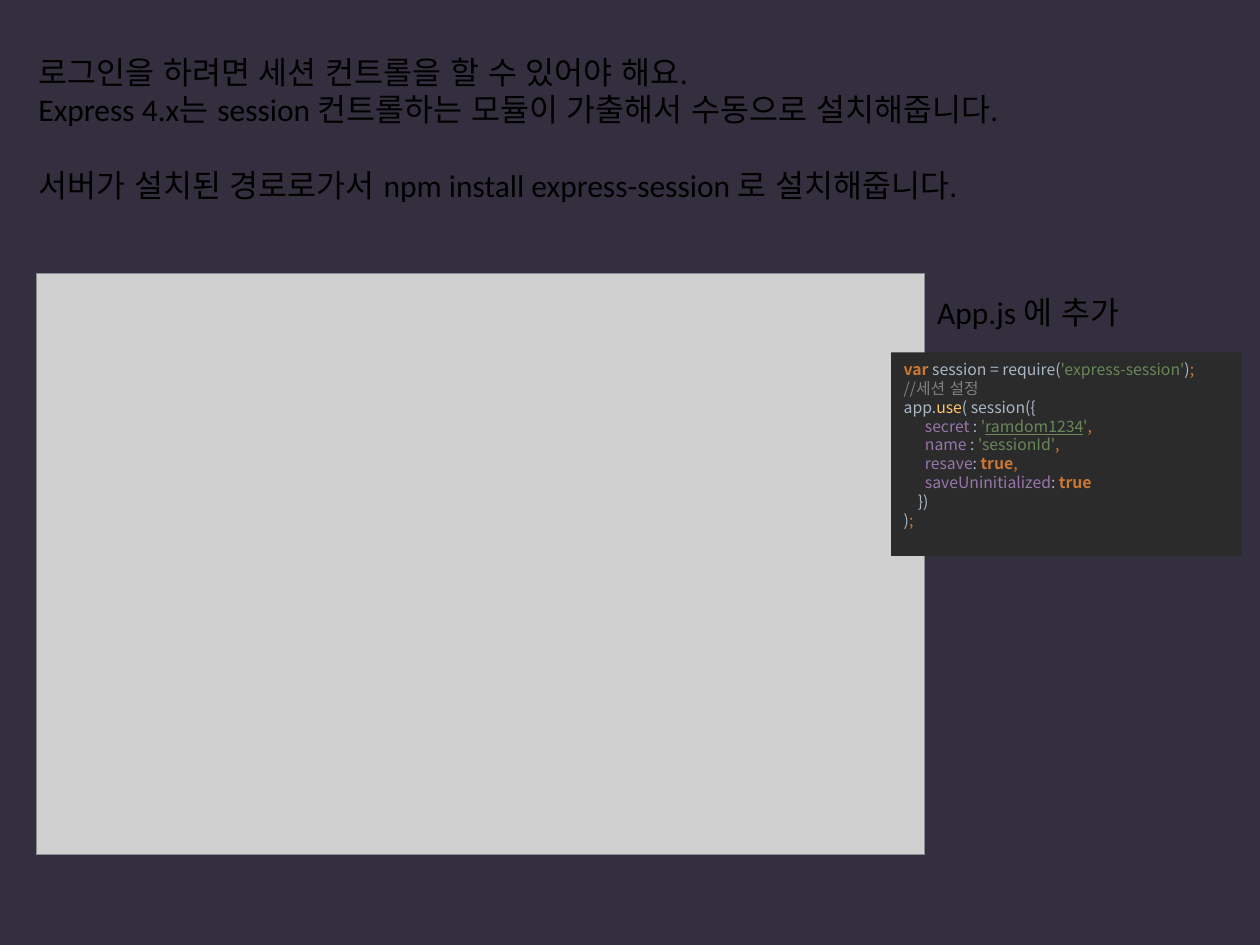
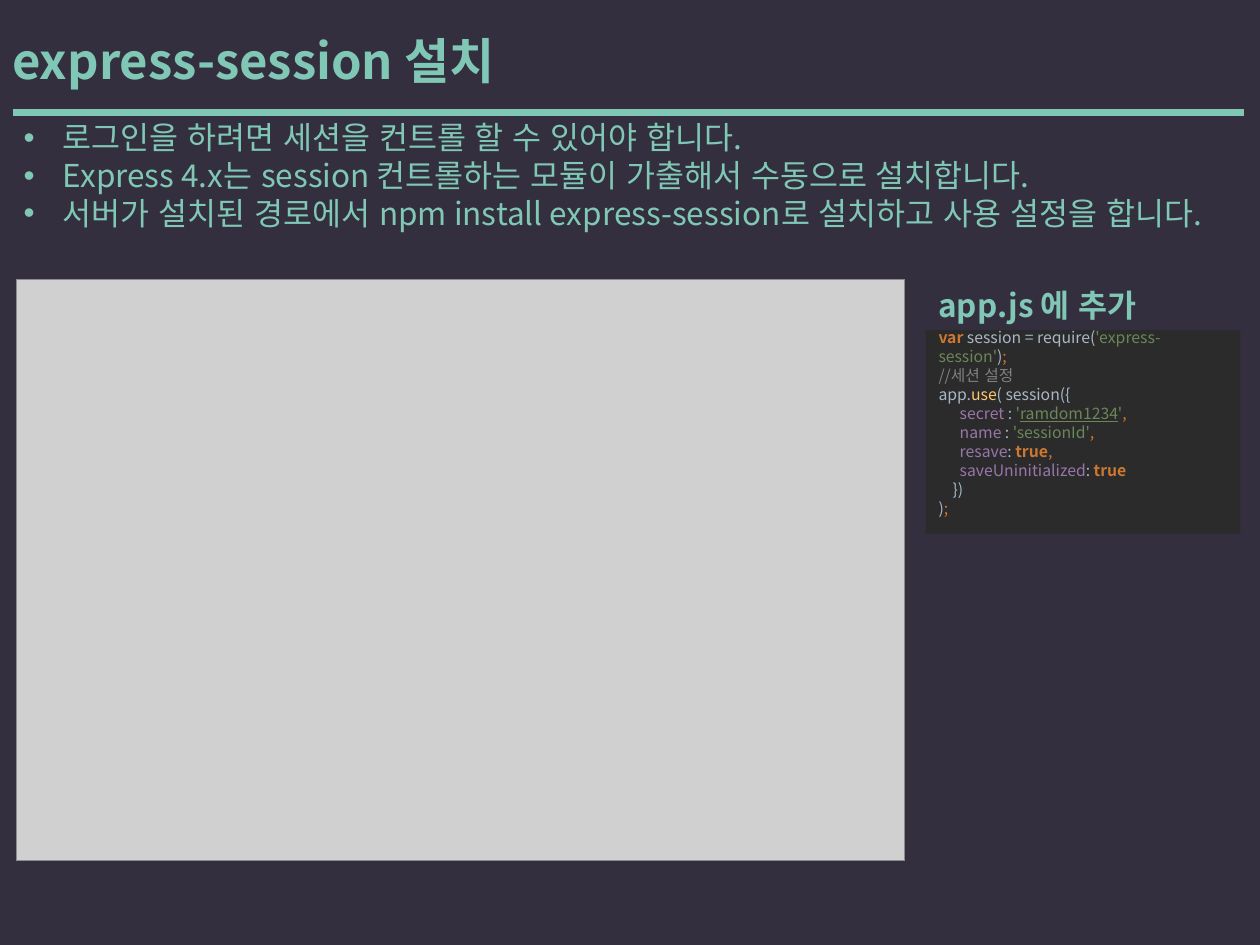
Before and after one commit to yysstory/mozzi, a slide deck: slide 44 of DOCS/1.pptx. Drawn at 1260x945 pixels with LibreOffice and Linux fonts; fonts in the diff are those of the drawing; grey boxes stand for pictures. Boxes give left, top, right and bottom in pixels: in the first picture for what was removed or moved away, otherwise in the second. Text is boxed around its words. In the diff, an @@ line names an element or a change of style, - is before the commit and + after.

```diff
--- a/DOCS/1.pptx
+++ b/DOCS/1.pptx
@@ text added at (x1=12, y1=38, x2=494, y2=90), 28 pt, text #80C8B5, bold @@
+express-session 설치
@@ line added from (16, 112) to (1240, 112), #80C8B5 4 pt @@
@@ text at (x1=63, y1=122, x2=1202, y2=232): text changed; font Calibri to Noto Sans CJK KR; text colour #000000 to #80C8B5 @@
-로그인을 하려면 세션 컨트롤을 할 수 있어야 해요.
-Express 4.x는 session 컨트롤하는 모듈이 가출해서 수동으로 설치해줍니다.
-서버가 설치된 경로로가서 npm install express-session 로 설치해줍니다.
+• 로그인을 하려면 세션을 컨트롤 할 수 있어야 합니다.
+• Express 4.x는 session 컨트롤하는 모듈이 가출해서 수동으로 설치합니다.
+• 서버가 설치된 경로에서 npm install express-session로 설치하고 사용 설정을 합니다.
@@ picture moved from (x1=37, y1=273, x2=925, y2=854) to (x1=16, y1=280, x2=905, y2=861) @@
@@ text at (x1=938, y1=290, x2=1137, y2=324): text changed; font Calibri to Noto Sans CJK KR; text colour #000000 to #80C8B5; bold on @@
-App.js 에 추가
+app.js 에 추가
@@ rectangle "var session = require('express-session'); //세션 ..." resized from (x1=891, y1=353, x2=1241, y2=557) to (x1=926, y1=330, x2=1240, y2=534) @@
```
Also in this commit, not shown: 43 other slides changed, 7 slides added, 8 slides removed.
